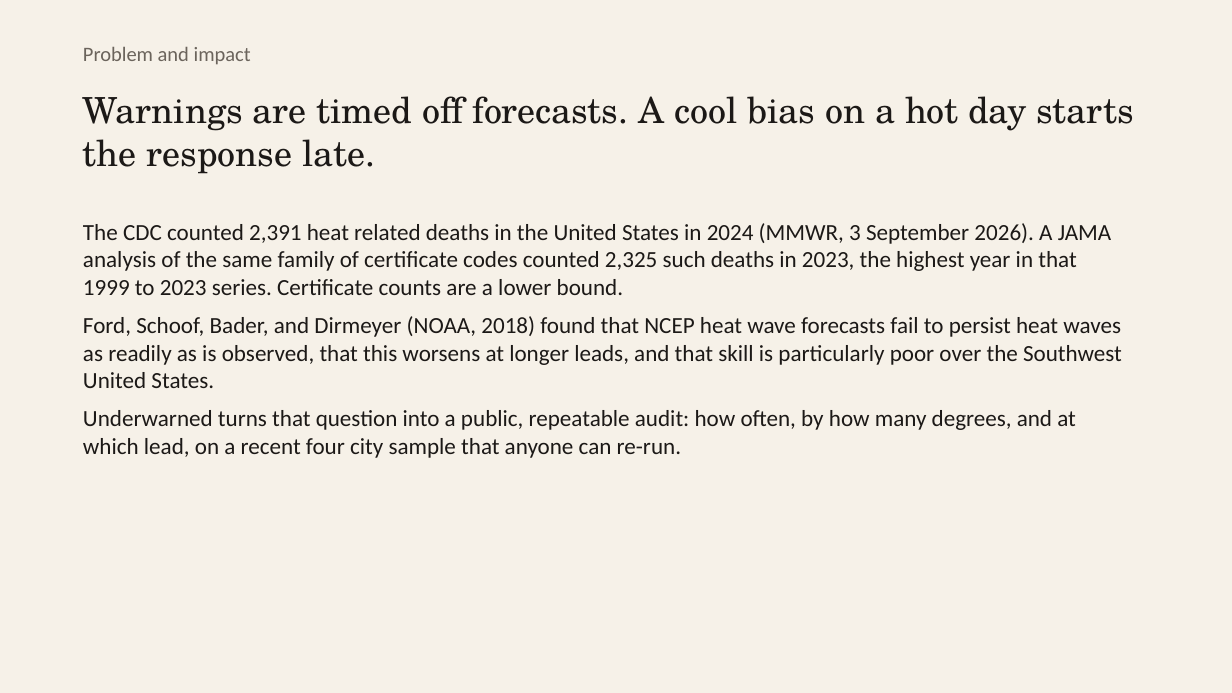
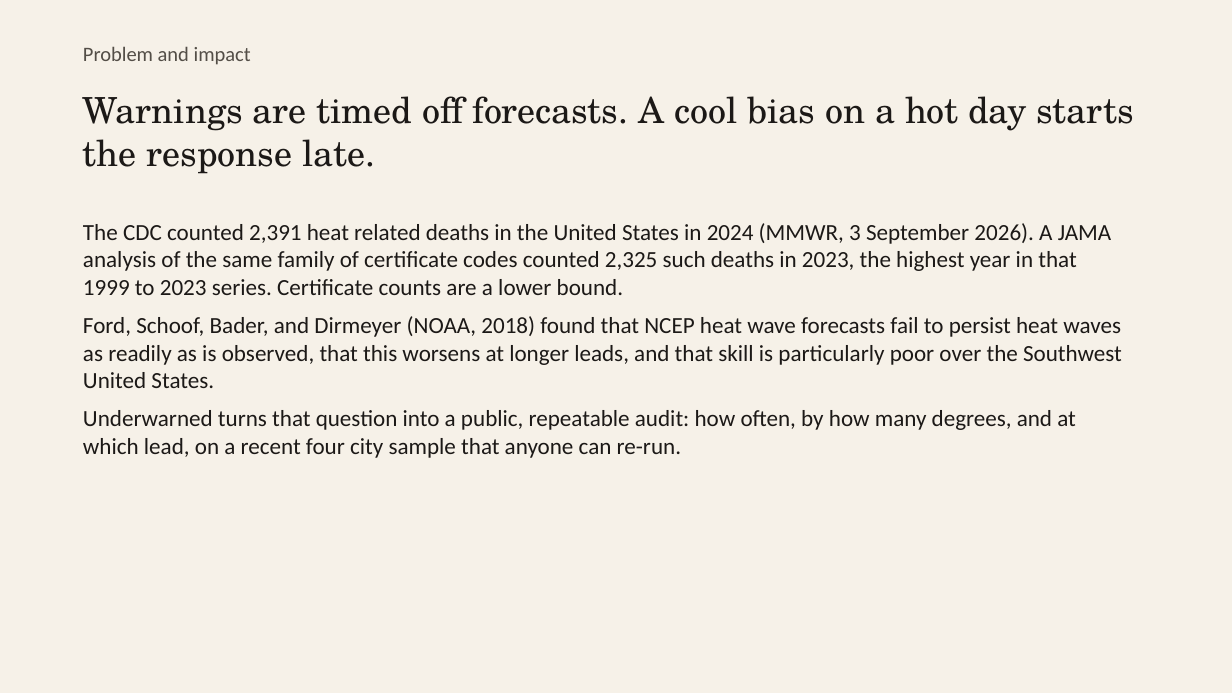
Before and after one commit to henrysammarfo/underwarned, a slide deck: slide 3 of docs/Underwarned-DATANOVA-deck.pptx. Drawn at 1232x693 pixels with LibreOffice and Linux fonts; fonts in the diff are those of the drawing. Boxes give left, top, right and bottom in pixels: in the first picture for what was removed or moved away, otherwise in the second. Text is boxed around its words. In the diff, an @@ line names an element or a change of style, - is before the commit and + after.

Commit message:
Rebuild the interface to the Underwarned design system.
The first viewport now states the Phoenix 40 °C finding, with a masthead, typographic miss ribbon, custom filters, and charts drawn from the frozen JSON. DESIGN.md is the brand source of truth. Deck visuals match the new paper and vermilion system.

```diff
--- a/docs/Underwarned-DATANOVA-deck.pptx
+++ b/docs/Underwarned-DATANOVA-deck.pptx
@@ text "Problem and impact" at (83,46,251,65): text colour #6B645C to #534E47 @@
```
Also in this commit, not shown: 9 other slides changed, 22 other files.
